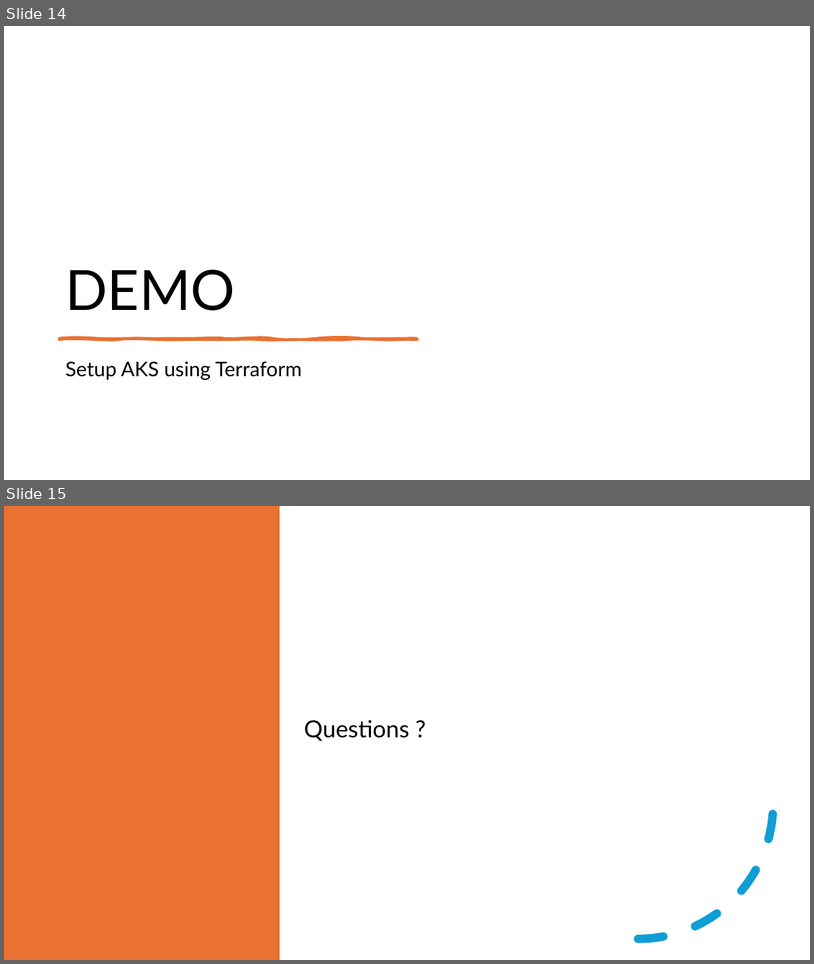
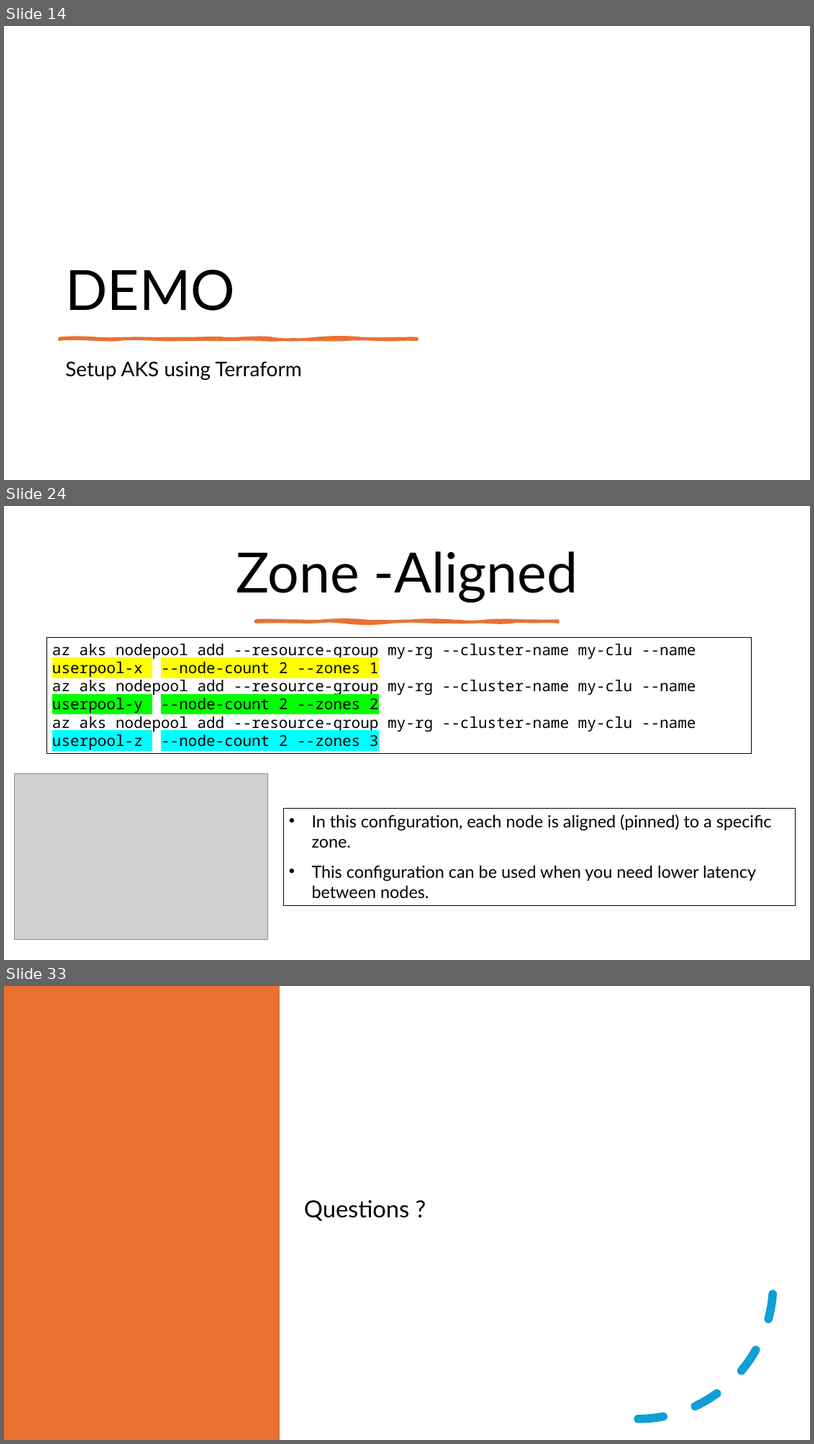
Before and after one commit to fhbilgen/AKSWorkshop, a slide deck: AKS_01_Core_and_Setup.pptx. Shown one above the other, each under a label of ours: slides 14 and 15 before the commit, slides 14, 24 and 33 after it; the slides between them are not shown. The pictures are 814x964 and 814x1444 pixels, drawn with LibreOffice and Linux fonts; fonts in the diff are those of the drawing; grey boxes stand for pictures. Boxes give left, top, right and bottom in pixels: in the first picture for what was removed or moved away, otherwise in the second. Text is boxed around its words. In the diff, an @@ line names an element or a change of style, - is before the commit and + after.

Commit message:
Completed the Zone and Private Cluster topics

```diff
--- a/AKS_01_Core_and_Setup.pptx
+++ b/AKS_01_Core_and_Setup.pptx
@@ slide 24 added at box(4, 506, 810, 960), background #FFFFFF @@
@@ title added at box(236, 551, 579, 602), 66 pt, text #000000 @@
+Zone -Aligned
@@ freeform shape added at box(256, 621, 558, 622), fill #E97132, outline #E97132 3.25 pt @@
@@ rectangle added at box(46, 637, 751, 754), outline #000000 0.25 pt, 18 pt, text #000000 @@
+az aks nodepool add --resource-group my-rg --cluster-name my-clu --name userpool-x --node-count 2 --zones 1
+az aks nodepool add --resource-group my-rg --cluster-name my-clu --name userpool-y --node-count 2 --zones 2
+az aks nodepool add --resource-group my-rg --cluster-name my-clu --name userpool-z --node-count 2 --zones 3
@@ picture added at box(14, 773, 268, 939) @@
@@ rectangle added at box(283, 808, 795, 906), outline #000000 0.25 pt, 20 pt, text #000000 @@
+• In this configuration, each node is aligned (pinned) to a specific zone.
+• This configuration can be used when you need lower latency between nodes.
@@ what was slide 15 is now slide 33 @@
```
Also in this commit, not shown: 17 other slides added, 11 other files.
